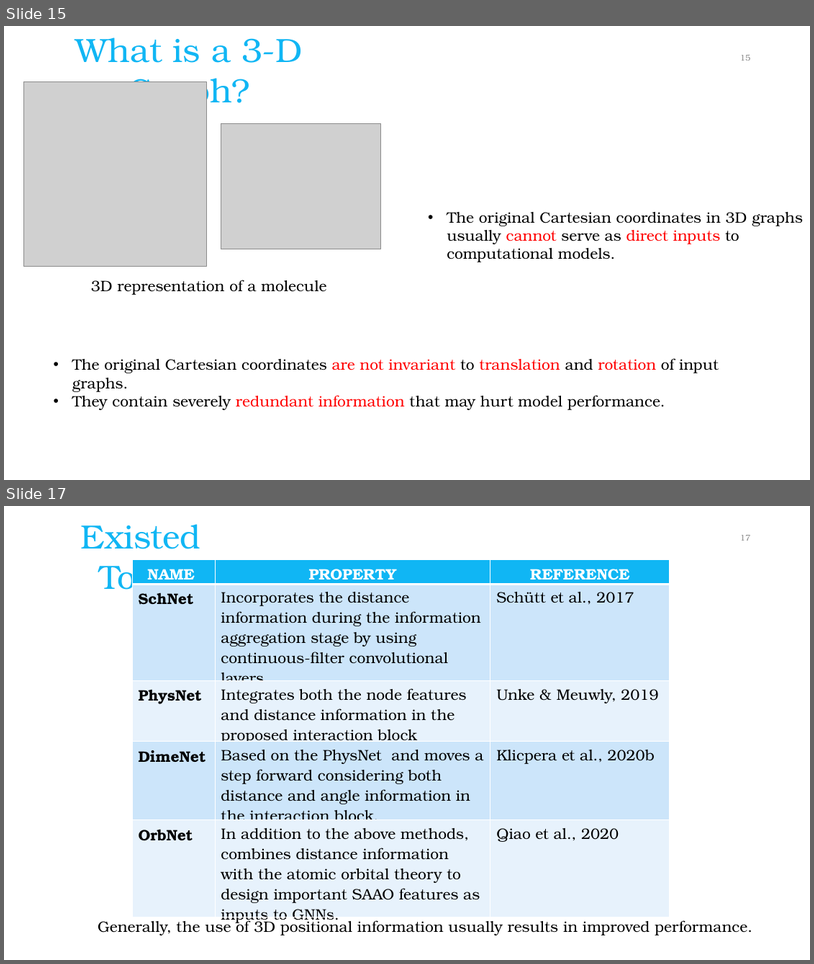
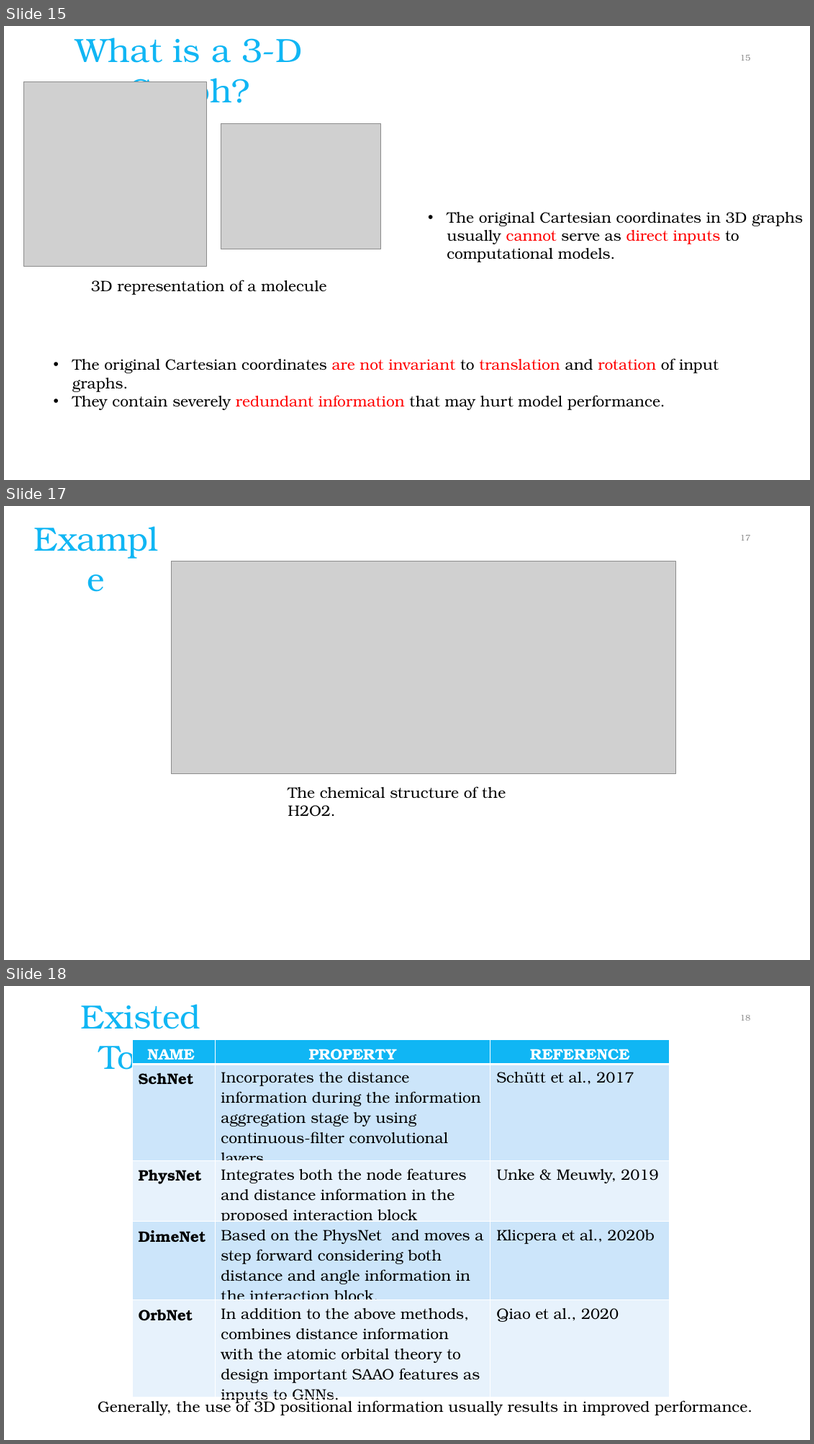
Before and after one commit to igunduz/DLDD, a slide deck: Spherical Message Passing for 3D GNNs.pptx. Shown one above the other, each under a label of ours: slides 15 and 17 before the commit, slides 15, 17 and 18 after it; the slides between them are not shown. The pictures are 814x964 and 814x1444 pixels, drawn with LibreOffice and Linux fonts; fonts in the diff are those of the drawing; grey boxes stand for pictures; background and template pictures are left out. Boxes give left, top, right and bottom in pixels: in the first picture for what was removed or moved away, otherwise in the second. Text is boxed around its words. In the diff, an @@ line names an element or a change of style, - is before the commit and + after.

```diff
--- a/Spherical Message Passing for 3D GNNs.pptx
+++ b/Spherical Message Passing for 3D GNNs.pptx
@@ slide 17 added at [4,506,810,960], background #FFFFFF @@
@@ text added at [21,515,171,561], 40 pt, text #10B6F4 @@
+Example
@@ page number added at [741,535,751,541], 10 pt, text #8C8C8C @@
+17
@@ picture added at [172,561,676,773] @@
@@ text added at [288,786,506,816], 18 pt, text #000000 @@
+The chemical structure of the H2O2.
@@ what was slide 17 is now slide 18 @@
@@ page number at [741,1015,751,1021]: text changed @@
-17
+18
```
Also in this commit, not shown: 4 slides changed.
